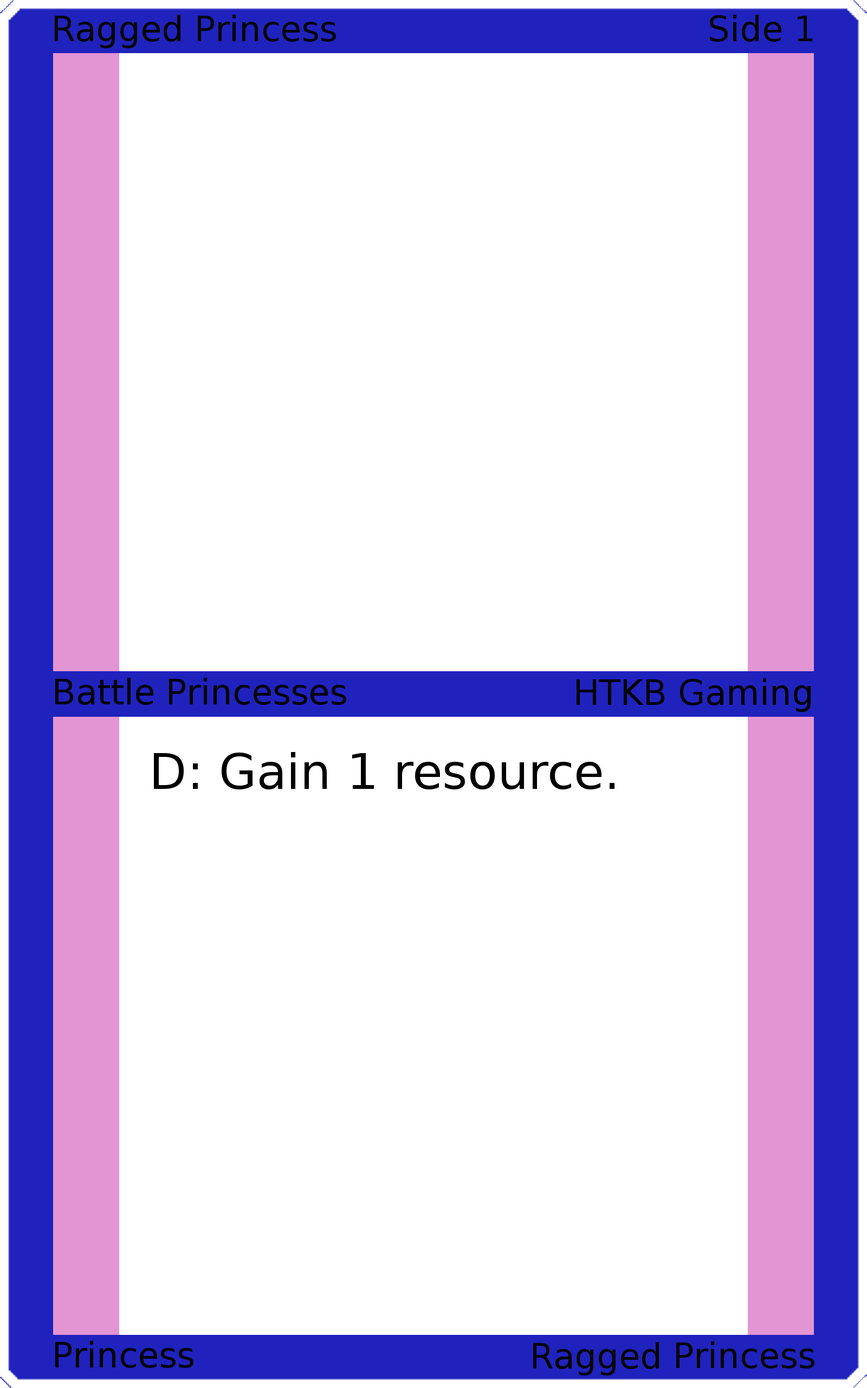
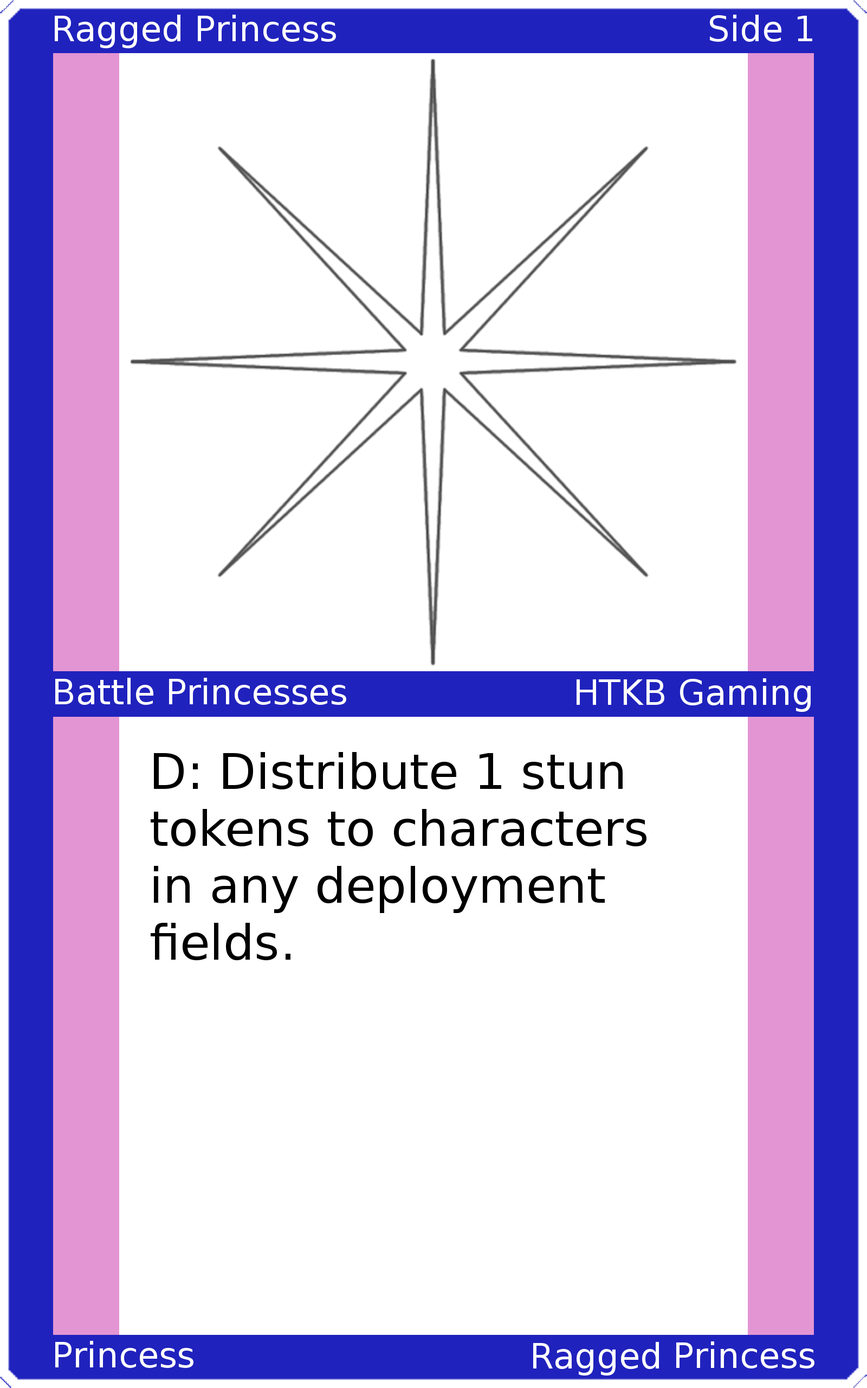
Layered file, before and after one edit (867x1388). Changes by layer:
painted on "Upper Left" over 54, 14, 337, 49
painted on "Upper Right" over 710, 14, 813, 42
painted on "Mid Left" over 55, 677, 347, 705
painted on "Mid Right" over 576, 678, 811, 712
painted on "Card Text" over 150, 751, 647, 960
painted on "Bottom Left" over 55, 1340, 194, 1368
painted on "Bottom Right" over 533, 1340, 815, 1376
added layer "Art" above "Top Background" over 129, 57, 738, 666
